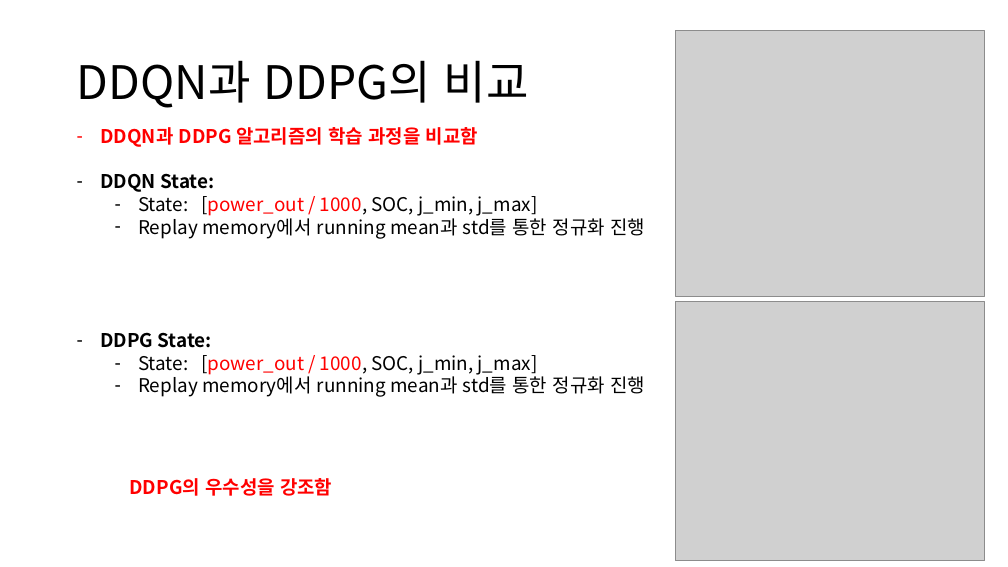
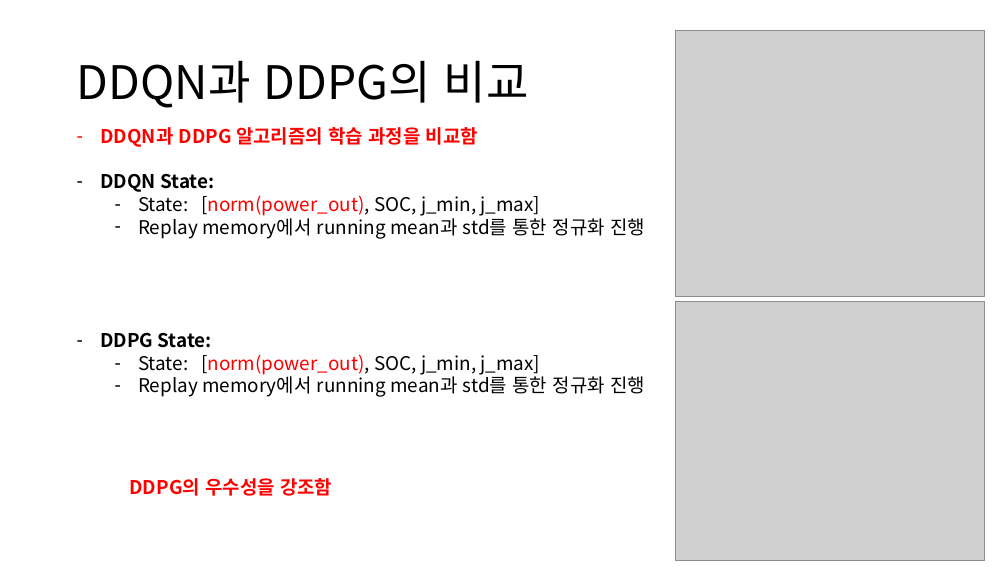
Before and after one commit to zidane89/experiment, a slide deck: slide 7 of 실험정리.pptx. Drawn at 1008x567 pixels with LibreOffice and Linux fonts; fonts in the diff are those of the drawing; grey boxes stand for pictures. Boxes give left, top, right and bottom in pixels: in the first picture for what was removed or moved away, otherwise in the second. Text is boxed around its words. In the diff, an @@ line names an element or a change of style, - is before the commit and + after.

```diff
--- a/실험정리.pptx
+++ b/실험정리.pptx
@@ text at [138,191,540,216]: text changed @@
-  – State: [power_out / 1000, SOC, j_min, j_max]
+  – State: [norm(power_out), SOC, j_min, j_max]
@@ text at [138,354,540,375]: text changed @@
-  – State: [power_out / 1000, SOC, j_min, j_max]
+  – State: [norm(power_out), SOC, j_min, j_max]
```
Also in this commit, not shown: 2 other slides changed, 3 other files.
